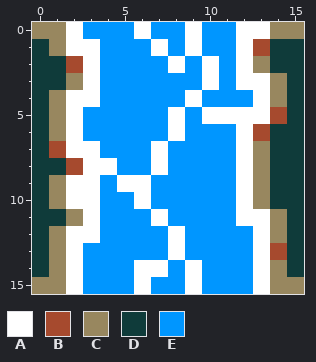
One commit to this pixel-art file: ProjectMicro/Assets/Art/Tiles/Water_NS.aseprite. Above is the file before it was changed.
16x16 pixels, 1 frame.
Palette (. is transparent): A #ffffff  B #a64a2e  C #98875f  D #0f3b3a  E #0096ff
Pixels before, first column x 0:
 0 CCAEEEAEEAEEAACC
 1 DCAAEEEAEAEEABDD
 2 DDBAEEEEAEAEACDD
 3 DDCAEEEEEEAEAACD
 4 DCAAEEEEEAEEEACD
 5 DCAEEEEEAEAAAABD
 6 DCAEEEEEAEEEABDD
 7 DBAAEEEAEEEEACDD
 8 DDBAAEEAEEEEACDD
 9 DCAAEAAEEEEEACDD
10 DCAAEEAEEEEEACDD
11 DDCAEEEAEEEEAACD
12 DCAAEEEEAEEEEACD
13 DCAEEEEEAEEEEABD
14 DCAEEEAAEAEEEACD
15 CCAEEEAEEAEEEACC
Once edited:
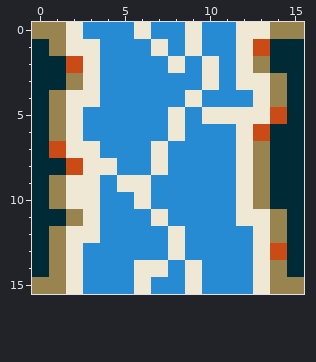
The exact change:
Colour A changes from #ffffff to #eee8d5.
Colour B changes from #a64a2e to #cb4b16.
Colour C changes from #98875f to #99834f.
Colour D changes from #0f3b3a to #002b36.
Colour E changes from #0096ff to #268bd2.
Boxes around the changes in both pictures, in picture pixels (x1, y1, x2, y2):
changed: (32, 22, 304, 294)
